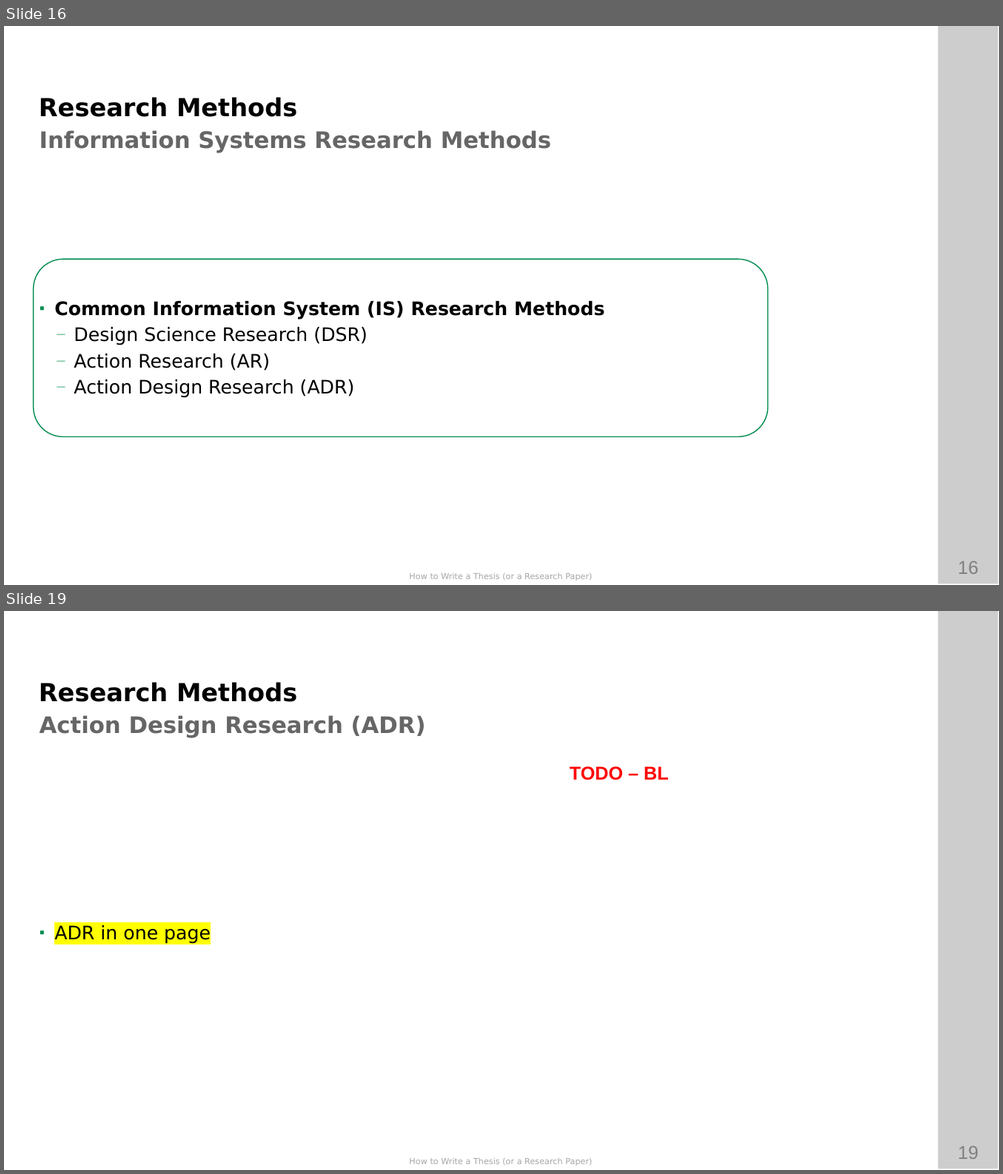
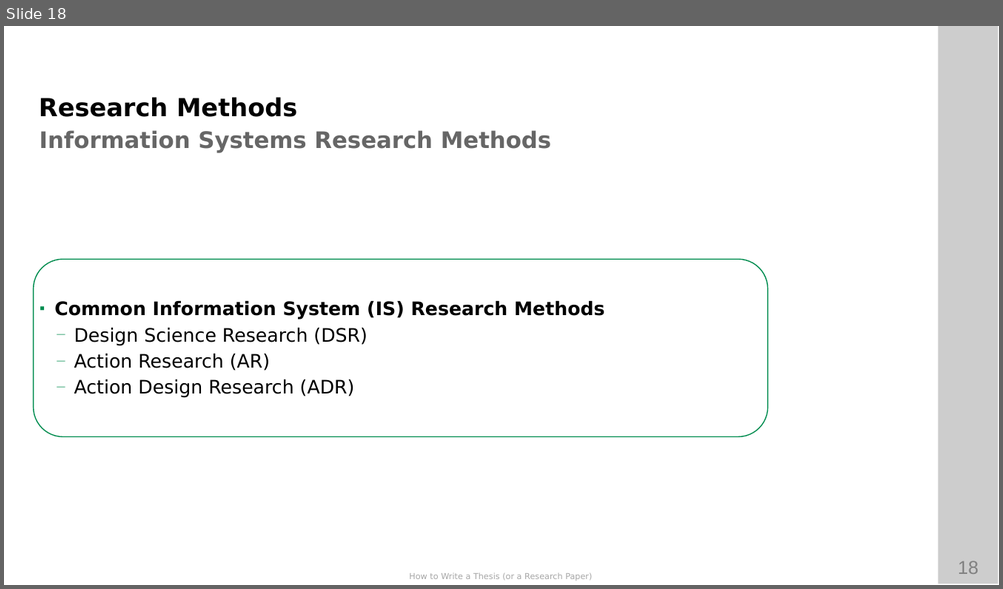
Before and after one commit to ETCE-LAB/How-To-Write-A-Paper-Thesis, a slide deck: How-to-Write-A-Paper-Thesis.pptx. Shown one above the other, each under a label of ours: slides 16 and 19 before the commit, slide 18 after it; the slides between them are not shown. The pictures are 1003x1174 and 1003x589 pixels, drawn with LibreOffice and Linux fonts; fonts in the diff are those of the drawing; background and template pictures are left out. Boxes give left, top, right and bottom in pixels: in the first picture for what was removed or moved away, otherwise in the second. Text is boxed around its words. In the diff, an @@ line names an element or a change of style, - is before the commit and + after.

Commit message:
* updated research methods

```diff
--- a/How-to-Write-A-Paper-Thesis.pptx
+++ b/How-to-Write-A-Paper-Thesis.pptx
@@ slide 19 removed at (4, 611, 999, 1170), background #FFFFFF; not listed: 4 template elements that a slide beside it also shows @@
@@ text removed at (39, 682, 297, 702) @@
-Research Methods
@@ text removed at (40, 715, 426, 738) @@
-Action Design Research (ADR)
@@ text removed at (569, 766, 669, 780) @@
-TODO – BL
@@ text removed at (54, 925, 210, 944) @@
-▪ ADR in one page
@@ what was slide 16 is now slide 18 @@
@@ page number at (957, 561, 978, 574): text changed @@
-16
+18
```
Also in this commit, not shown: 6 slides added, 3 other slides removed, 1 other file.
